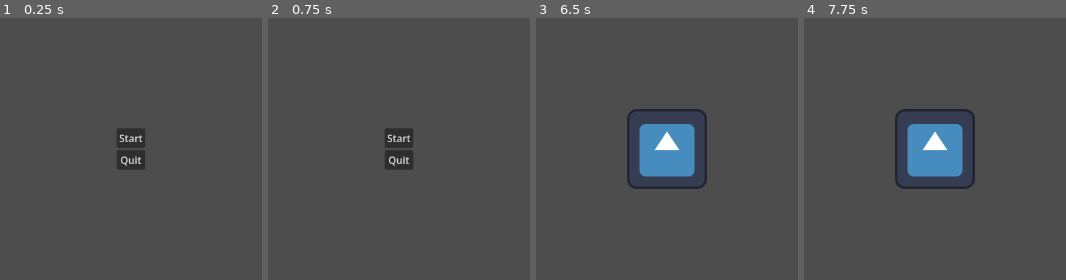
Above: before the commit, frames 1-4 (left to right).
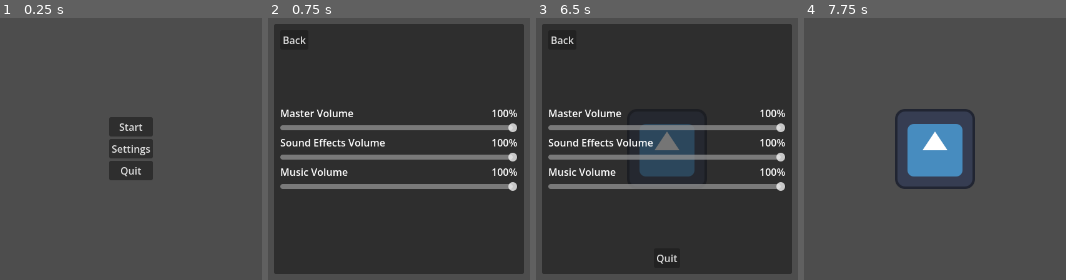
Above: after the commit, the same moments.

Repository: borknbeans/Mini-Jam-204
Game: Godot game, scene res://scenes/ui/main_menu.tscn
Two runs of this game, one before a commit and one after it. Both use one fixed random seed, a clock stepped at 60 frames per second and the inputs below. Before the commit the project starts from res://scenes/main_menu.tscn. The engine's default icon, where the game draws it, is replaced by a stand-in: a white triangle on a blue panel in a dark square.
Inputs (mouse positions are in pixels of both pictures, inside the frame that each line leads up to):
- Up to frame 1 (0.25 s): no input
- Up to frame 2 (0.75 s): click (399, 149) at 0.5 s, where only the run after the commit has a clickable "Settings"
- Up to frame 3 (6.5 s): click (562, 38) at 1.25 s, where only the run after the commit has a clickable "Back"; click "Start" at 2 s; tap Enter at 2.75, 4.25, 5.75 s; tap Space at 3.5, 5 s; tap Escape (ui_cancel) at 6.4 s
- Up to frame 4 (7.75 s): click (830, 38) at 6.5 s, where only the run after the commit has a clickable "Back"; tap Space at 7.25 s

The runs differ from the first frame. In frame 1, 2.6% of the frame differs, in the area x 41-59%, y 37-62%; in frame 2, 88%; in frame 3, 89%, in the area x 2-98%, y 2-98%; in frame 4, nothing differs.

Commit message:
add basic settings to control audio buses including a settings panel that can be toggled from the main menu and in game

Diff:
--- /dev/null
+++ b/default_bus_layout.tres
@@ -0,0 +1,15 @@
+[gd_resource type="AudioBusLayout" format=3 uid="uid://bj4ryua5todkf"]
+
+[resource]
+bus/1/name = &"Sound Effects"
+bus/1/solo = false
+bus/1/mute = false
+bus/1/bypass_fx = false
+bus/1/volume_db = 0.0
+bus/1/send = &"Master"
+bus/2/name = &"Music"
+bus/2/solo = false
+bus/2/mute = false
+bus/2/bypass_fx = false
+bus/2/volume_db = 0.0
+bus/2/send = &"Master"
--- a/project.godot
+++ b/project.godot
@@ -14,6 +14,15 @@
 run/main_scene="uid://xtskqoa2xss7"
 config/features=PackedStringArray("4.6", "Forward Plus")
 config/icon="res://textures/icon.svg"
+
+[audio]
+
+buses/default_bus_layout="uid://bj4ryua5todkf"
+
+[autoload]
+
+Settings="*uid://cdqpmqtoksi33"
+Audio="*uid://w03vm4qbat8h"
 
 [display]
 
--- a/scenes/main_game.tscn
+++ b/scenes/main_game.tscn
@@ -1,9 +1,18 @@
 [gd_scene format=3 uid="uid://dqc5etqao77qp"]
 
+[ext_resource type="Script" uid="uid://xhx1kfvdtoiy" path="res://scripts/main_game.gd" id="1_d2op2"]
 [ext_resource type="Texture2D" uid="uid://dvddv74p8wmng" path="res://textures/icon.svg" id="1_o5qli"]
+[ext_resource type="PackedScene" uid="uid://c2qghk8ky651o" path="res://scenes/ui/settings_menu.tscn" id="2_72e8q"]
 
 [node name="MainGame" type="Node2D" unique_id=126495794]
+script = ExtResource("1_d2op2")
 
 [node name="Sprite2D" type="Sprite2D" parent="." unique_id=2115478363]
 position = Vector2(640, 360)
 texture = ExtResource("1_o5qli")
+
+[node name="CanvasLayer" type="CanvasLayer" parent="." unique_id=541867085]
+
+[node name="SettingsMenu" parent="CanvasLayer" unique_id=1325957341 instance=ExtResource("2_72e8q")]
+visible = false
+show_quit_to_menu_button = true
--- a/scenes/main_menu.tscn
+++ /dev/null
@@ -1,37 +0,0 @@
-[gd_scene format=3 uid="uid://xtskqoa2xss7"]
-
-[ext_resource type="Script" uid="uid://csjmlwlvrenus" path="res://scripts/main_menu.gd" id="1_l6cm7"]
-[ext_resource type="PackedScene" uid="uid://dqc5etqao77qp" path="res://scenes/main_game.tscn" id="2_ekxnf"]
-
-[node name="MainMenu" type="Control" unique_id=1071670525]
-layout_mode = 3
-anchors_preset = 15
-anchor_right = 1.0
-anchor_bottom = 1.0
-grow_horizontal = 2
-grow_vertical = 2
-script = ExtResource("1_l6cm7")
-game_scene = ExtResource("2_ekxnf")
-metadata/_edit_group_ = true
-
-[node name="CenterContainer" type="CenterContainer" parent="." unique_id=801739998]
-layout_mode = 1
-anchors_preset = 15
-anchor_right = 1.0
-anchor_bottom = 1.0
-grow_horizontal = 2
-grow_vertical = 2
-
-[node name="VBoxContainer" type="VBoxContainer" parent="CenterContainer" unique_id=436446471]
-layout_mode = 2
-
-[node name="StartButton" type="Button" parent="CenterContainer/VBoxContainer" unique_id=1486342720]
-layout_mode = 2
-text = "Start"
-
-[node name="QuitButton" type="Button" parent="CenterContainer/VBoxContainer" unique_id=1675307245]
-layout_mode = 2
-text = "Quit"
-
-[connection signal="pressed" from="CenterContainer/VBoxContainer/StartButton" to="." method="_on_start_button_pressed"]
-[connection signal="pressed" from="CenterContainer/VBoxContainer/QuitButton" to="." method="_on_quit_button_pressed"]
--- /dev/null
+++ b/scenes/ui/main_menu.tscn
@@ -0,0 +1,49 @@
+[gd_scene format=3 uid="uid://xtskqoa2xss7"]
+
+[ext_resource type="Script" uid="uid://csjmlwlvrenus" path="res://scripts/ui/main_menu.gd" id="1_fe2o3"]
+[ext_resource type="PackedScene" uid="uid://dqc5etqao77qp" path="res://scenes/main_game.tscn" id="2_1g8jr"]
+[ext_resource type="PackedScene" uid="uid://c2qghk8ky651o" path="res://scenes/ui/settings_menu.tscn" id="3_1g8jr"]
+
+[node name="MainMenu" type="Control" unique_id=1071670525]
+process_mode = 3
+layout_mode = 3
+anchors_preset = 15
+anchor_right = 1.0
+anchor_bottom = 1.0
+grow_horizontal = 2
+grow_vertical = 2
+script = ExtResource("1_fe2o3")
+game_scene = ExtResource("2_1g8jr")
+metadata/_edit_group_ = true
+
+[node name="MainMenuContainer" type="CenterContainer" parent="." unique_id=801739998]
+layout_mode = 1
+anchors_preset = 15
+anchor_right = 1.0
+anchor_bottom = 1.0
+grow_horizontal = 2
+grow_vertical = 2
+
+[node name="VBoxContainer" type="VBoxContainer" parent="MainMenuContainer" unique_id=436446471]
+layout_mode = 2
+
+[node name="StartButton" type="Button" parent="MainMenuContainer/VBoxContainer" unique_id=1486342720]
+layout_mode = 2
+text = "Start"
+
+[node name="SettingsButton" type="Button" parent="MainMenuContainer/VBoxContainer" unique_id=178586489]
+layout_mode = 2
+text = "Settings"
+
+[node name="QuitButton" type="Button" parent="MainMenuContainer/VBoxContainer" unique_id=1675307245]
+layout_mode = 2
+text = "Quit"
+
+[node name="SettingsMenu" parent="." unique_id=1325957341 instance=ExtResource("3_1g8jr")]
+visible = false
+layout_mode = 1
+
+[connection signal="pressed" from="MainMenuContainer/VBoxContainer/StartButton" to="." method="_on_start_button_pressed"]
+[connection signal="pressed" from="MainMenuContainer/VBoxContainer/SettingsButton" to="." method="_on_settings_button_pressed"]
+[connection signal="pressed" from="MainMenuContainer/VBoxContainer/QuitButton" to="." method="_on_quit_button_pressed"]
+[connection signal="back_pressed" from="SettingsMenu" to="." method="_on_settings_menu_back_pressed"]
--- /dev/null
+++ b/scenes/ui/settings_menu.tscn
@@ -0,0 +1,122 @@
+[gd_scene format=3 uid="uid://c2qghk8ky651o"]
+
+[ext_resource type="Script" uid="uid://c2u5ubgua2u80" path="res://scripts/ui/settings_menu.gd" id="1_qwcqe"]
+
+[node name="SettingsMenu" type="Control" unique_id=1325957341]
+process_mode = 3
+layout_mode = 3
+anchors_preset = 15
+anchor_right = 1.0
+anchor_bottom = 1.0
+grow_horizontal = 2
+grow_vertical = 2
+script = ExtResource("1_qwcqe")
+metadata/_edit_group_ = true
+
+[node name="PanelContainer" type="PanelContainer" parent="." unique_id=76844216]
+custom_minimum_size = Vector2(400, 400)
+layout_mode = 1
+anchors_preset = 8
+anchor_left = 0.5
+anchor_top = 0.5
+anchor_right = 0.5
+anchor_bottom = 0.5
+offset_left = -20.0
+offset_top = -20.0
+offset_right = 20.0
+offset_bottom = 20.0
+grow_horizontal = 2
+grow_vertical = 2
+
+[node name="MarginContainer" type="MarginContainer" parent="PanelContainer" unique_id=644187335]
+layout_mode = 2
+theme_override_constants/margin_left = 10
+theme_override_constants/margin_top = 10
+theme_override_constants/margin_right = 10
+theme_override_constants/margin_bottom = 10
+
+[node name="BackButton" type="Button" parent="PanelContainer/MarginContainer" unique_id=1512852184]
+unique_name_in_owner = true
+layout_mode = 2
+size_flags_horizontal = 0
+size_flags_vertical = 0
+text = "Back"
+
+[node name="VBoxContainer" type="VBoxContainer" parent="PanelContainer/MarginContainer" unique_id=29933944]
+layout_mode = 2
+size_flags_vertical = 4
+
+[node name="HBoxContainer" type="HBoxContainer" parent="PanelContainer/MarginContainer/VBoxContainer" unique_id=1805580894]
+layout_mode = 2
+
+[node name="MasterVolumeLabel" type="Label" parent="PanelContainer/MarginContainer/VBoxContainer/HBoxContainer" unique_id=485443028]
+layout_mode = 2
+size_flags_horizontal = 0
+text = "Master Volume"
+
+[node name="ActualMasterVolumeLabel" type="Label" parent="PanelContainer/MarginContainer/VBoxContainer/HBoxContainer" unique_id=423621792]
+unique_name_in_owner = true
+layout_mode = 2
+size_flags_horizontal = 10
+text = "100%"
+
+[node name="MasterVolumeSlider" type="HSlider" parent="PanelContainer/MarginContainer/VBoxContainer" unique_id=1779696832]
+unique_name_in_owner = true
+layout_mode = 2
+max_value = 1.0
+step = 0.01
+
+[node name="HBoxContainer2" type="HBoxContainer" parent="PanelContainer/MarginContainer/VBoxContainer" unique_id=820949252]
+layout_mode = 2
+
+[node name="SoundEffectsVolumeLabel" type="Label" parent="PanelContainer/MarginContainer/VBoxContainer/HBoxContainer2" unique_id=1654417635]
+layout_mode = 2
+size_flags_horizontal = 0
+text = "Sound Effects Volume"
+
+[node name="ActualSoundEffectsVolumeLabel" type="Label" parent="PanelContainer/MarginContainer/VBoxContainer/HBoxContainer2" unique_id=1452919563]
+unique_name_in_owner = true
+layout_mode = 2
+size_flags_horizontal = 10
+text = "100%"
+
+[node name="SoundEffectsVolumeSlider" type="HSlider" parent="PanelContainer/MarginContainer/VBoxContainer" unique_id=579395475]
+unique_name_in_owner = true
+layout_mode = 2
+max_value = 1.0
+step = 0.01
+
+[node name="HBoxContainer3" type="HBoxContainer" parent="PanelContainer/MarginContainer/VBoxContainer" unique_id=1721337777]
+layout_mode = 2
+
+[node name="MusicVolumeLabel" type="Label" parent="PanelContainer/MarginContainer/VBoxContainer/HBoxContainer3" unique_id=948458857]
+layout_mode = 2
+size_flags_horizontal = 0
+text = "Music Volume"
+
+[node name="ActualMusicVolumeLabel" type="Label" parent="PanelContainer/MarginContainer/VBoxContainer/HBoxContainer3" unique_id=990459713]
+unique_name_in_owner = true
+layout_mode = 2
+size_flags_horizontal = 10
+text = "100%"
+
+[node name="MusicVolumeSlider" type="HSlider" parent="PanelContainer/MarginContainer/VBoxContainer" unique_id=859970514]
+unique_name_in_owner = true
+layout_mode = 2
+max_value = 1.0
+step = 0.01
+
+[node name="QuitButton" type="Button" parent="PanelContainer/MarginContainer" unique_id=502981386]
+unique_name_in_owner = true
+visible = false
+layout_mode = 2
+size_flags_horizontal = 4
+size_flags_vertical = 8
+text = "Quit"
+
+[connection signal="visibility_changed" from="." to="." method="_on_visibility_changed"]
+[connection signal="pressed" from="PanelContainer/MarginContainer/BackButton" to="." method="_on_back_button_pressed"]
+[connection signal="value_changed" from="PanelContainer/MarginContainer/VBoxContainer/MasterVolumeSlider" to="." method="_on_master_volume_changed"]
+[connection signal="value_changed" from="PanelContainer/MarginContainer/VBoxContainer/SoundEffectsVolumeSlider" to="." method="_on_sound_effects_volume_changed"]
+[connection signal="value_changed" from="PanelContainer/MarginContainer/VBoxContainer/MusicVolumeSlider" to="." method="_on_music_volume_changed"]
+[connection signal="pressed" from="PanelContainer/MarginContainer/QuitButton" to="." method="_on_quit_button_pressed"]
--- /dev/null
+++ b/scripts/globals/audio.gd
@@ -0,0 +1,8 @@
+extends Node
+
+## Plays an existing audio stream player with the option to randomly shift the pitch
+## to add a slight variety to the audio
+func play(audio_stream: AudioStreamPlayer, random_pitch: bool = false) -> void:
+	if random_pitch:
+		audio_stream.pitch_scale = randf_range(0.8, 1.2)
+	audio_stream.play()
--- /dev/null
+++ b/scripts/globals/settings.gd
@@ -0,0 +1,18 @@
+extends Node
+
+var master_volume: float = 1.0: set = _set_master_volume
+var sound_effects_volume: float = 1.0: set = _set_sound_effects_volume
+var music_volume: float = 1.0: set = _set_music_volume
+
+
+func _set_master_volume(value: float) -> void:
+	master_volume = clampf(value, 0.0, 1.0)
+	AudioServer.set_bus_volume_linear(AudioServer.get_bus_index("Master"), master_volume)
+
+func _set_sound_effects_volume(value: float) -> void:
+	sound_effects_volume = clampf(value, 0.0, 1.0)
+	AudioServer.set_bus_volume_linear(AudioServer.get_bus_index("Sound Effects"), sound_effects_volume)
+
+func _set_music_volume(value: float) -> void:
+	music_volume = clampf(value, 0.0, 1.0)
+	AudioServer.set_bus_volume_linear(AudioServer.get_bus_index("Music"), music_volume)
--- /dev/null
+++ b/scripts/main_game.gd
@@ -0,0 +1,8 @@
+extends Node2D
+
+@onready var settings_menu: SettingsMenu = $CanvasLayer/SettingsMenu
+
+
+func _unhandled_input(event: InputEvent) -> void:
+	if event.is_action_pressed("ui_cancel"):
+		settings_menu.visible = !settings_menu.visible
--- a/scripts/main_menu.gd
+++ /dev/null
@@ -1,9 +0,0 @@
-extends Control
-
-@export var game_scene: PackedScene
-
-func _on_start_button_pressed() -> void:
-	get_tree().change_scene_to_packed(game_scene)
-
-func _on_quit_button_pressed() -> void:
-	get_tree().quit()
--- /dev/null
+++ b/scripts/ui/main_menu.gd
@@ -0,0 +1,20 @@
+extends Control
+
+@export var game_scene: PackedScene
+
+@onready var main_menu_container: CenterContainer = $MainMenuContainer
+@onready var settings_menu: SettingsMenu = $SettingsMenu
+
+func _on_start_button_pressed() -> void:
+	get_tree().change_scene_to_packed(game_scene)
+
+func _on_settings_button_pressed() -> void:
+	main_menu_container.hide()
+	settings_menu.show()
+
+func _on_settings_menu_back_pressed() -> void:
+	settings_menu.hide()
+	main_menu_container.show()
+
+func _on_quit_button_pressed() -> void:
+	get_tree().quit()
--- /dev/null
+++ b/scripts/ui/settings_menu.gd
@@ -0,0 +1,57 @@
+class_name SettingsMenu extends Control
+
+signal back_pressed
+
+@onready var back_button: Button = %BackButton
+@onready var quit_button: Button = %QuitButton
+
+@onready var master_volume_slider: HSlider = %MasterVolumeSlider
+@onready var sound_effects_volume_slider: HSlider = %SoundEffectsVolumeSlider
+@onready var music_volume_slider: HSlider = %MusicVolumeSlider
+
+@onready var master_volume_label: Label = %ActualMasterVolumeLabel
+@onready var sound_effects_volume_label: Label = %ActualSoundEffectsVolumeLabel
+@onready var music_volume_label: Label = %ActualMusicVolumeLabel
+
+@export var show_quit_to_menu_button: bool = false
+@export var scene_to_quit_to: PackedScene = preload("res://scenes/ui/main_menu.tscn")
+
+func _ready() -> void:
+	_sync_audio_values()
+
+	quit_button.visible = show_quit_to_menu_button
+
+func _sync_audio_values() -> void:
+	master_volume_slider.value        = Settings.master_volume
+	sound_effects_volume_slider.value = Settings.sound_effects_volume
+	music_volume_slider.value         = Settings.music_volume
+
+	master_volume_label.text          = _format_text(Settings.master_volume)
+	sound_effects_volume_label.text   = _format_text(Settings.sound_effects_volume)
+	music_volume_label.text           = _format_text(Settings.music_volume)
+
+func _on_back_button_pressed() -> void:
+	back_pressed.emit()
+	hide()
+
+func _on_master_volume_changed(value: float) -> void:
+	Settings.master_volume = value
+	master_volume_label.text = _format_text(value)
+
+func _on_sound_effects_volume_changed(value: float) -> void:
+	Settings.sound_effects_volume = value
+	sound_effects_volume_label.text = _format_text(value)
+
+func _on_music_volume_changed(value: float) -> void:
+	Settings.music_volume = value
+	music_volume_label.text = _format_text(value)
+
+func _format_text(value: float) -> String:
+	return str(int(value * 100)) + "%"
+
+func _on_visibility_changed() -> void:
+	if visible:
+		_sync_audio_values()
+
+func _on_quit_button_pressed() -> void:
+	get_tree().change_scene_to_packed(scene_to_quit_to)
Not shown, added: audio/click_001.ogg.import
Not shown, added: scripts/globals/audio.gd.uid
Not shown, added: scripts/globals/settings.gd.uid
Not shown, added: scripts/main_game.gd.uid
Renamed: scripts/main_menu.gd.uid -> scripts/ui/main_menu.gd.uid
Not shown, added: scripts/ui/settings_menu.gd.uid
Not shown, added: audio/click_001.ogg
